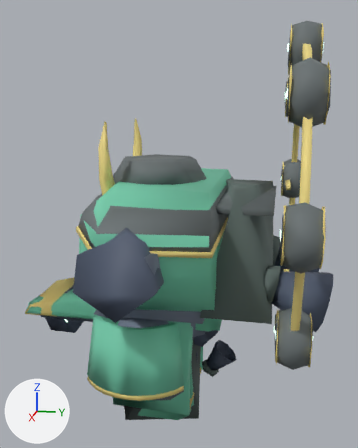
The glTF model src/client/render/mech/assets/roster/raijin-lod2.glb: old version first, new version second.
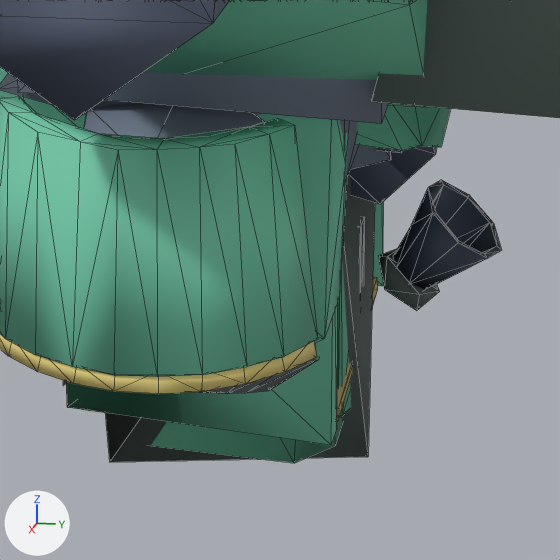
There are two pictures of each version: one whole from a 50 mm lens placed at (7.03, 1.71, 2.93), pointed at (-0.07, 0.29, 1.15), one close up on the part from 26% to 71% of the width and 64% to 100% of the height. The axes (+X, +Y, +Z) are drawn at lower left. The lights are the same throughout. The last two pictures show the newer version. The close-ups show mesh edges as thin lines. Where no turn or scale is listed for an object, it has been applied to the vertices. Vertices at exactly the same position are counted once.

In view in the first close-up: 'chest/D', 'chest/F', 'chest/K', 'chest/P', 'hipL/F', 'hipL/P', 'hips/K', 'hips/P', 'hips/T', 'kneeL/F', 'kneeR/D', 'kneeR/P', 'shL/P' and 8 more.
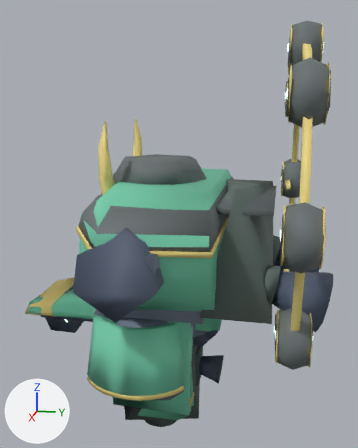
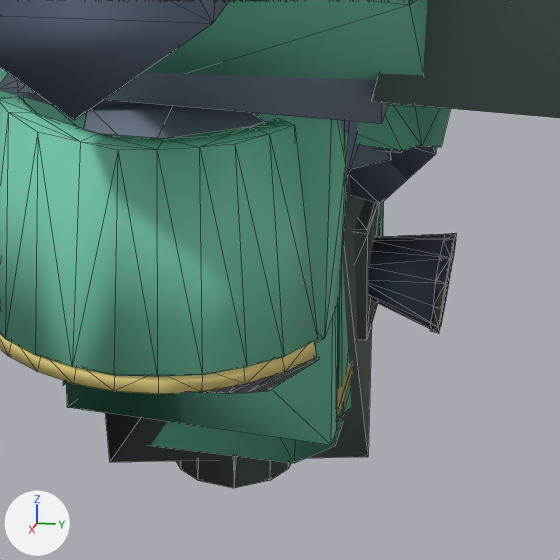
Pixel boxes (x1, y1, x2, y2) of what changed, in the close-ups (560 x 560 px):
```json
{"object": "hipR/F", "change": "reshaped", "after": [105, 171, 372, 488], "on screen": "not visible before"}
{"object": "kneeR/D", "change": "reshaped", "before": [394, 180, 502, 290], "on screen": "not visible afterwards"}
{"object": "kneeL/D", "change": "reshaped", "after": [369, 233, 456, 329], "on screen": "not visible before"}
{"object": "kneeL/F", "change": "reshaped", "before": [379, 248, 440, 311], "after": [354, 200, 456, 341]}
{"part": 1, "of": "me_hipr_f", "change": "added", "after": [176, 454, 291, 488]}
{"part": 3, "of": "me_kneel_f", "change": "added", "after": [430, 233, 456, 333]}
{"part": 4, "of": "me_kneel_f", "change": "added", "after": [354, 200, 380, 341]}
{"part": 5, "of": "me_kneel_f", "change": "deleted", "before": [379, 248, 440, 311]}
{"object": "hipL/F", "change": "unchanged, covered by the edit", "before": [105, 171, 375, 462]}
```

The change, as JSON lines over the scene's bpy script:
```json
{"block": "me_hipr_f", "where": "# used by ob_hipr_f; location = (0.0, 0.0, 0.0)"}
{"op": "remove", "block": "me_hipr_f", "code": "me_hipr_f.from_pydata(...)  # 7 vertices, 10 faces; spans x -0.58..0.58, y -0.53..0.63, z -2.07..-0.23"}
{"op": "add", "block": "me_hipr_f", "code": "me_hipr_f.from_pydata(...)  # 56 vertices, 100 faces; spans x -0.58..0.58, y -0.53..0.63, z -2.11..0.4"}
{"block": "me_hipr_f", "change": "me_hipr_f part 1: a new loose piece of 26 vertices spanning x -0.3..0.3, y -0.3..0.3, z -2.11..0.06, in mat_raijin___f_002 (dark grey #5a6965)"}
{"block": "me_hipr_f", "change": "other edits to the shape of me_hipr_f do not show in these pictures"}
{"block": "me_kneel_d", "where": "# used by ob_kneel_d; location = (0.0, 0.0, 0.0)"}
{"op": "remove", "block": "me_kneel_d", "code": "me_kneel_d.from_pydata(...)  # 70 vertices, 132 faces; spans x -0.43..0.49, y -0.42..1.21, z -1.17..0.41"}
{"op": "add", "block": "me_kneel_d", "code": "me_kneel_d.from_pydata(...)  # 80 vertices, 152 faces; spans x -0.43..0.49, y -0.42..1.0, z -1.36..0.41"}
{"block": "me_kneel_d", "change": "me_kneel_d part 2: a new loose piece of 43 vertices spanning x -0.22..0.22, y 0.58..1.0, z -1.36..-0.93, in mat_raijin___d_002 (dark blue #515c70)"}
{"block": "me_kneel_d", "change": "other edits to the shape of me_kneel_d do not show in these pictures"}
{"block": "me_kneel_f", "where": "# used by ob_kneel_f; location = (0.0, 0.0, 0.0)"}
{"op": "remove", "block": "me_kneel_f", "code": "me_kneel_f.from_pydata(...)  # 42 vertices, 72 faces; spans x -0.33..0.47, y -0.35..0.94, z -1.87..0.32"}
{"op": "add", "block": "me_kneel_f", "code": "me_kneel_f.from_pydata(...)  # 135 vertices, 250 faces; spans x -0.36..0.47, y -0.36..1.0, z -2.06..0.36"}
{"block": "me_kneel_f", "change": "me_kneel_f part 3: a new loose piece of 37 vertices spanning x -0.22..0.22, y 0.91..1.0, z -1.36..-0.93, in mat_raijin___f_002 (dark grey #5a6965)"}
{"block": "me_kneel_f", "change": "me_kneel_f part 4: a new loose piece of 16 vertices spanning x -0.18..0.18, y 0.43..0.65, z -1.37..-0.83, in mat_raijin___f_002 (dark grey #5a6965)"}
{"block": "me_kneel_f", "change": "me_kneel_f part 5: 9 vertices removed from x -0.18..0.15, y 0.66..0.94, z -1.25..-1.0"}
{"block": "me_kneel_f", "change": "other edits to the shape of me_kneel_f do not show in these pictures"}
{"block": "me_kneer_d", "where": "# used by ob_kneer_d; location = (0.0, 0.0, 0.0)"}
{"op": "remove", "block": "me_kneer_d", "code": "me_kneer_d.from_pydata(...)  # 70 vertices, 132 faces; spans x -0.49..0.44, y -0.42..1.21, z -1.17..0.41"}
{"op": "add", "block": "me_kneer_d", "code": "me_kneer_d.from_pydata(...)  # 80 vertices, 152 faces; spans x -0.49..0.44, y -0.42..1.0, z -1.36..0.41"}
{"block": "me_kneer_d", "change": "me_kneer_d part 6"}
{"block": "me_kneer_d", "change": "33 vertices are removed from x -0.22..0.22, y 0.73..1.21, z -1.17..-0.69"}
{"block": "me_kneer_d", "change": "66 faces are deleted"}
{"block": "me_kneer_d", "change": "other edits to the shape of me_kneer_d do not show in these pictures"}
```
